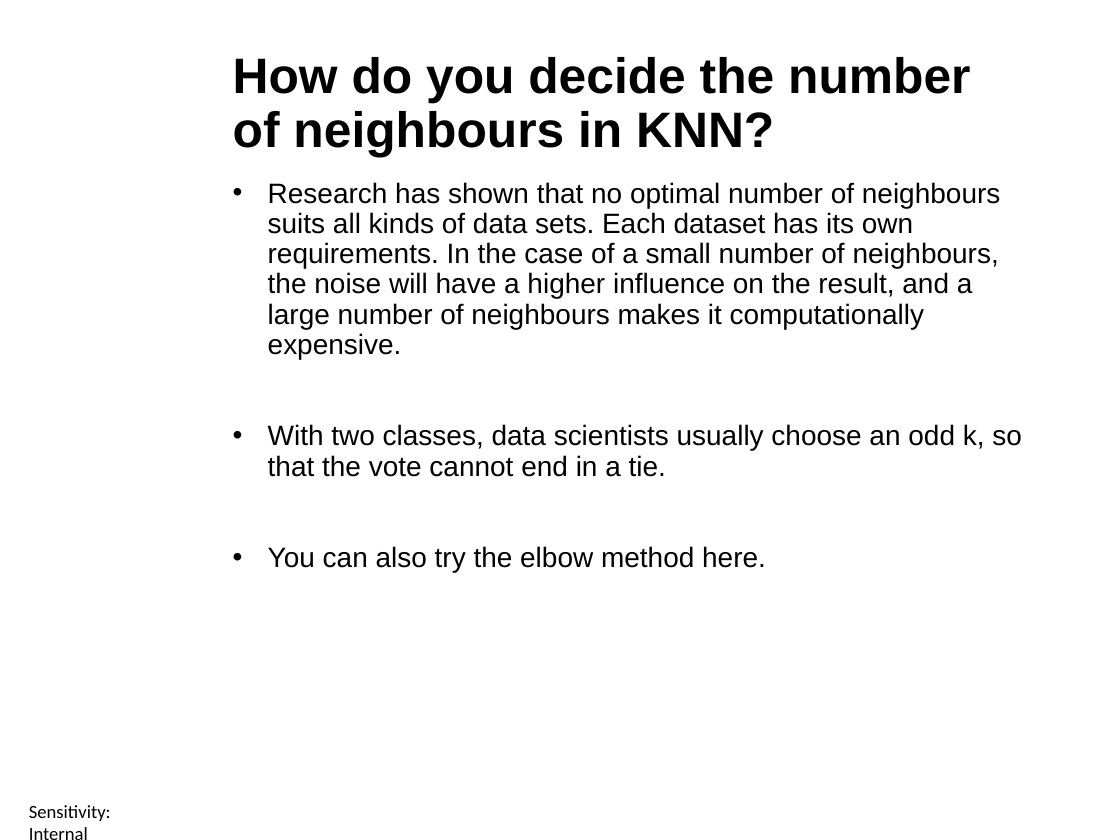
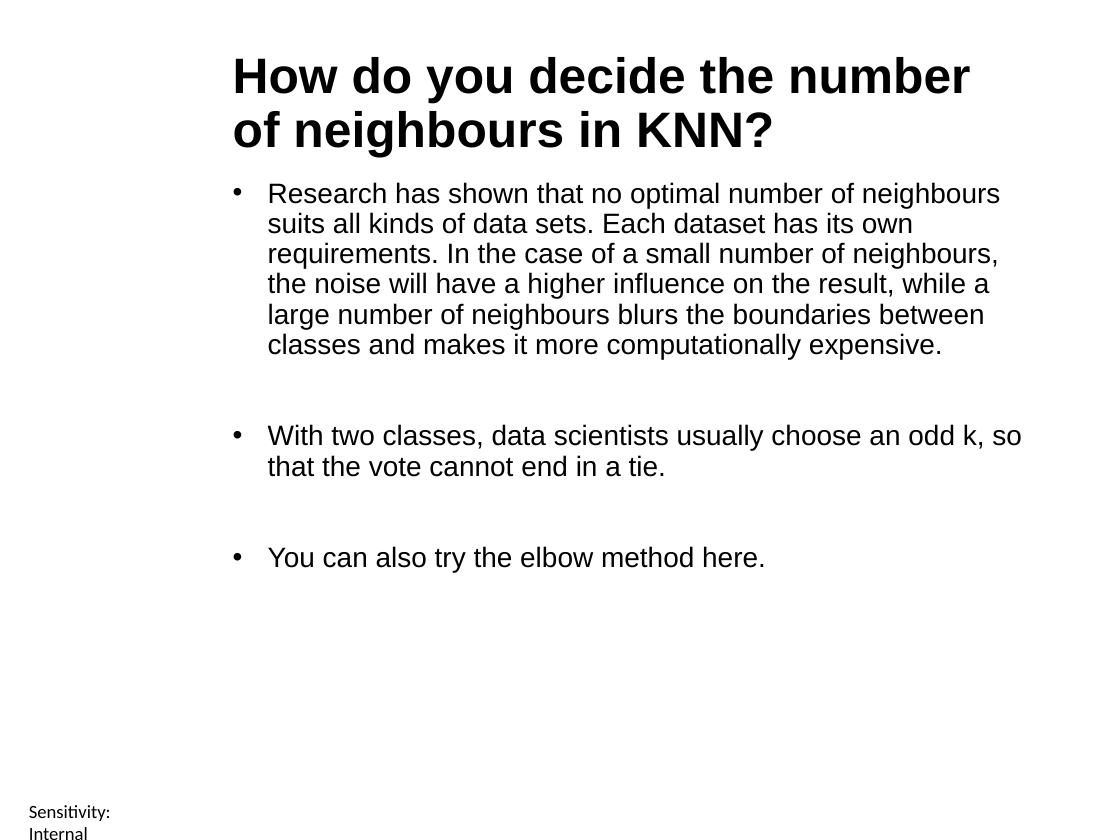
Before and after one commit to ctsallis/frontiers_in_ai_and_data_science, a slide deck: slide 38 of content/Lectures/Semester 1/Week 7/1 Lecture/1.7 Ensemble Methods and K-NN (Lecture).pptx. Drawn at 1120x840 pixels with LibreOffice and Linux fonts; fonts in the diff are those of the drawing; background and template pictures are left out. Boxes give left, top, right and bottom in pixels: in the first picture for what was removed or moved away, otherwise in the second. Text is boxed around its words. In the diff, an @@ line names an element or a change of style, - is before the commit and + after.

```diff
--- a/content/Lectures/Semester 1/Week 7/1 Lecture/1.7 Ensemble Methods and K-NN (Lecture).pptx
+++ b/content/Lectures/Semester 1/Week 7/1 Lecture/1.7 Ensemble Methods and K-NN (Lecture).pptx
@@ text at [268,182,1001,359]: text changed @@
-• Research has shown that no optimal number of neighbours suits all kinds of data sets. Each dataset has its own requirements. In the case of a small number of neighbours, the noise will have a higher influence on the result, and a large number of neighbours makes it computationally expensive.
+• Research has shown that no optimal number of neighbours suits all kinds of data sets. Each dataset has its own requirements. In the case of a small number of neighbours, the noise will have a higher influence on the result, while a large number of neighbours blurs the boundaries between classes and makes it more computationally expensive.
```
Also in this commit, not shown: 5 other slides changed, 2 other files.
